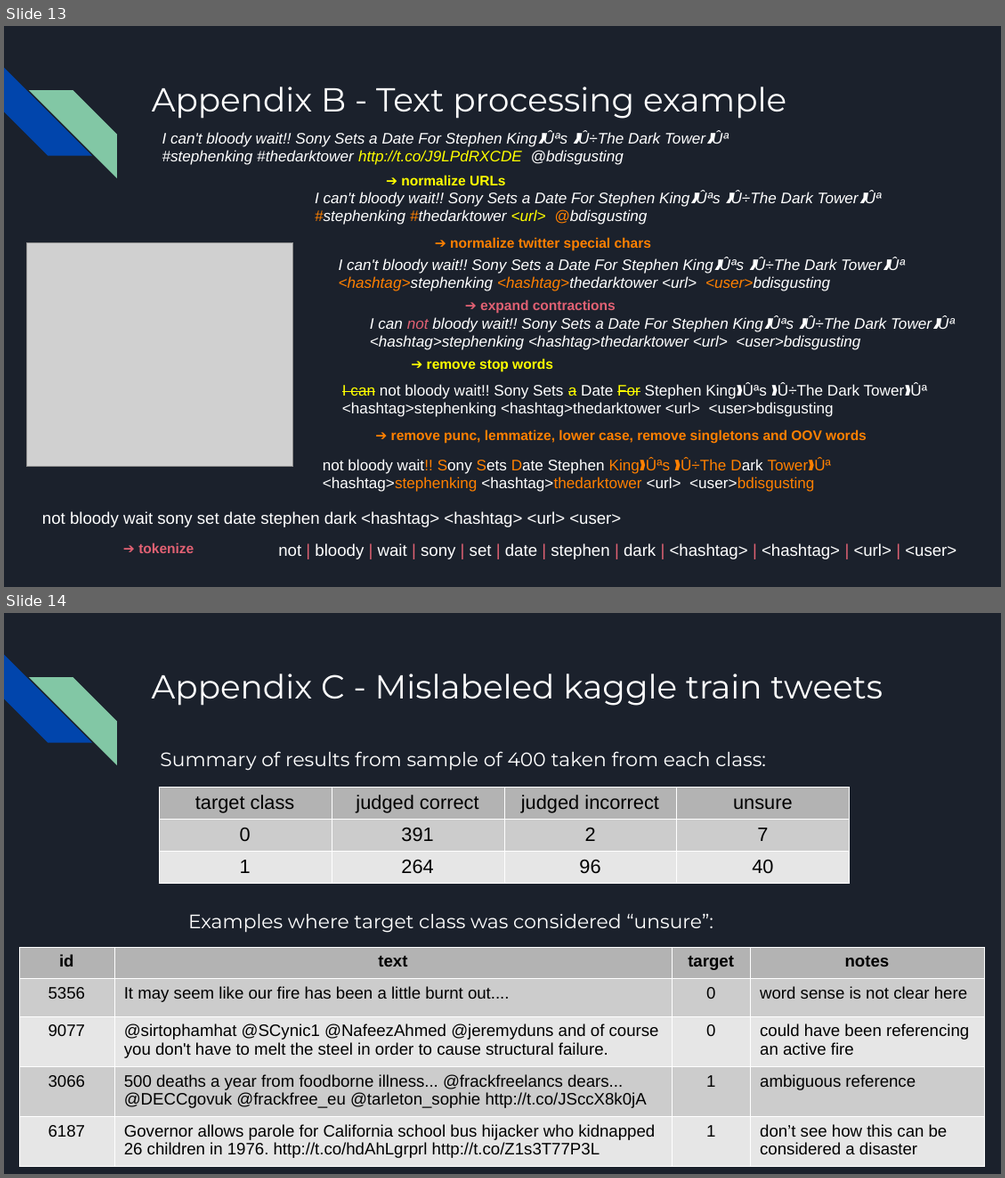
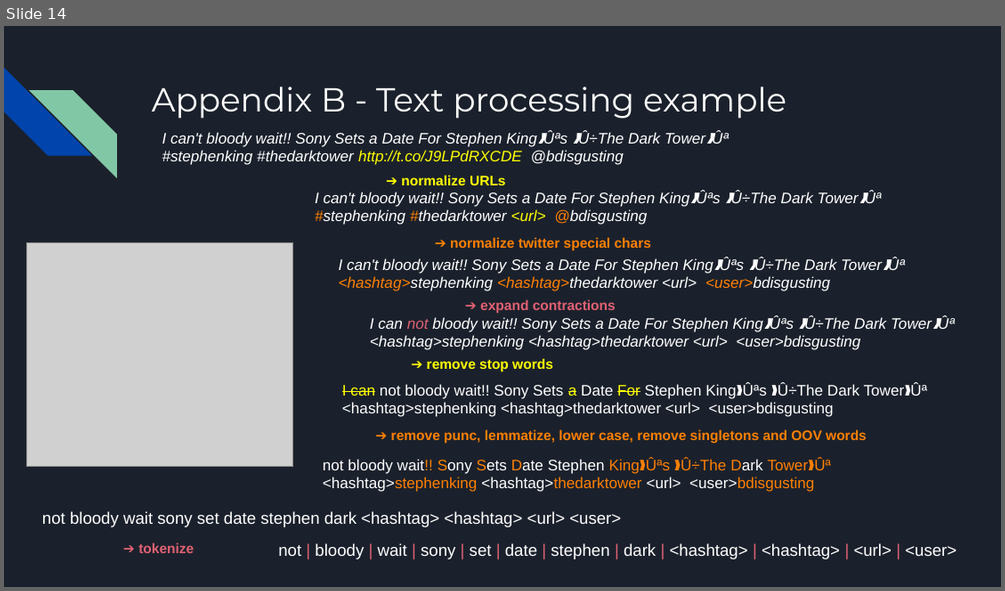
Before and after one commit to MichaelSzczepaniak/WordEmbeddings, a slide deck: word_embeddings_30min.odp. Shown one above the other, each under a label of ours: slides 13 and 14 before the commit, slide 14 after it. The pictures are 1005x1178 and 1005x591 pixels, drawn with LibreOffice and Linux fonts; fonts in the diff are those of the drawing; grey boxes stand for pictures. Boxes give left, top, right and bottom in pixels: in the first picture for what was removed or moved away, otherwise in the second. Text is boxed around its words. In the diff, an @@ line names an element or a change of style, - is before the commit and + after.

```diff
--- a/word_embeddings_30min.odp
+++ b/word_embeddings_30min.odp
@@ slide 14 removed at box(4, 613, 1001, 1174), background #1B212C; not listed: 2 template elements that a slide beside it also shows @@
@@ title removed at box(152, 674, 882, 706) @@
-Appendix C - Mislabeled kaggle train tweets
@@ text removed at box(160, 751, 766, 771) @@
-Summary of results from sample of 400 taken from each class:
@@ table removed at box(159, 787, 849, 884), 3 rows, 4 columns @@
-target class | judged correct | judged incorrect | unsure
-0 | 391 | 2 | 7
-1 | 264 | 96 | 40
@@ text removed at box(188, 913, 713, 933) @@
-Examples where target class was considered “unsure”:
@@ table removed at box(19, 947, 983, 1161), 5 rows, 4 columns @@
-id | text | target | notes
-5356 | It may seem like our fire has been a little burnt out.... | 0 | word sense is not clear here
-9077 | @sirtophamhat @SCynic1 @NafeezAhmed @jeremyduns and of course you don't have to melt the steel in order to cause structural failure. | 0 | could have been referencing an active fire
-3066 | 500 deaths a year from foodborne illness... @frackfreelancs dears... @DECCgovuk @frackfree_eu @tarleton_sophie http://t.co/JSccX8k0jA | 1 | ambiguous reference
-6187 | Governor allows parole for California school bus hijacker who kidnapped 26 children in 1976. http://t.co/hdAhLgrprl http://t.co/Z1s3T77P3L | 1 | don’t see how this can be considered a disaster
@@ what was slide 13 is now slide 14 @@
```
Also in this commit, not shown: 2 slides changed, 4 slides added, 2 other slides removed.
